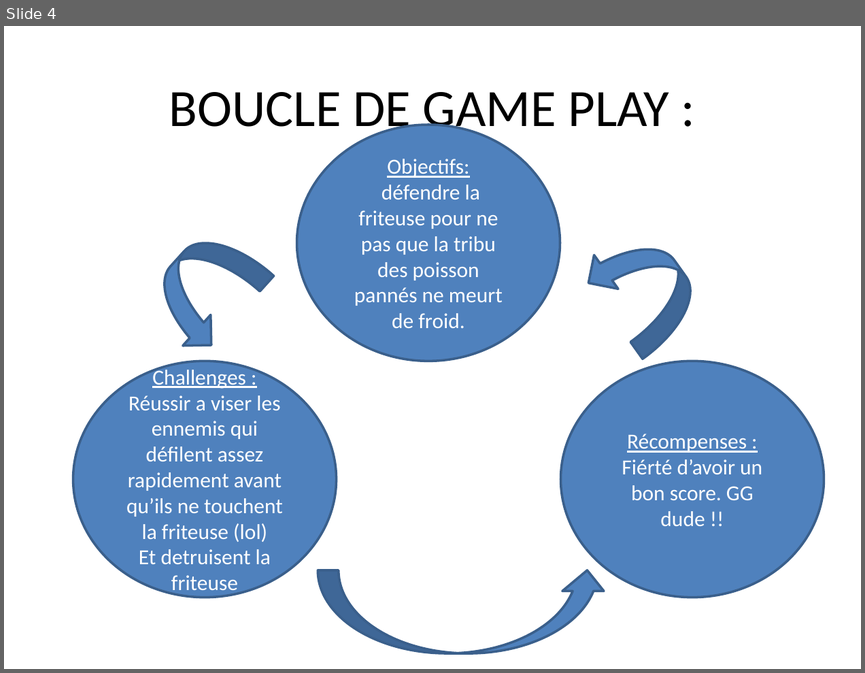
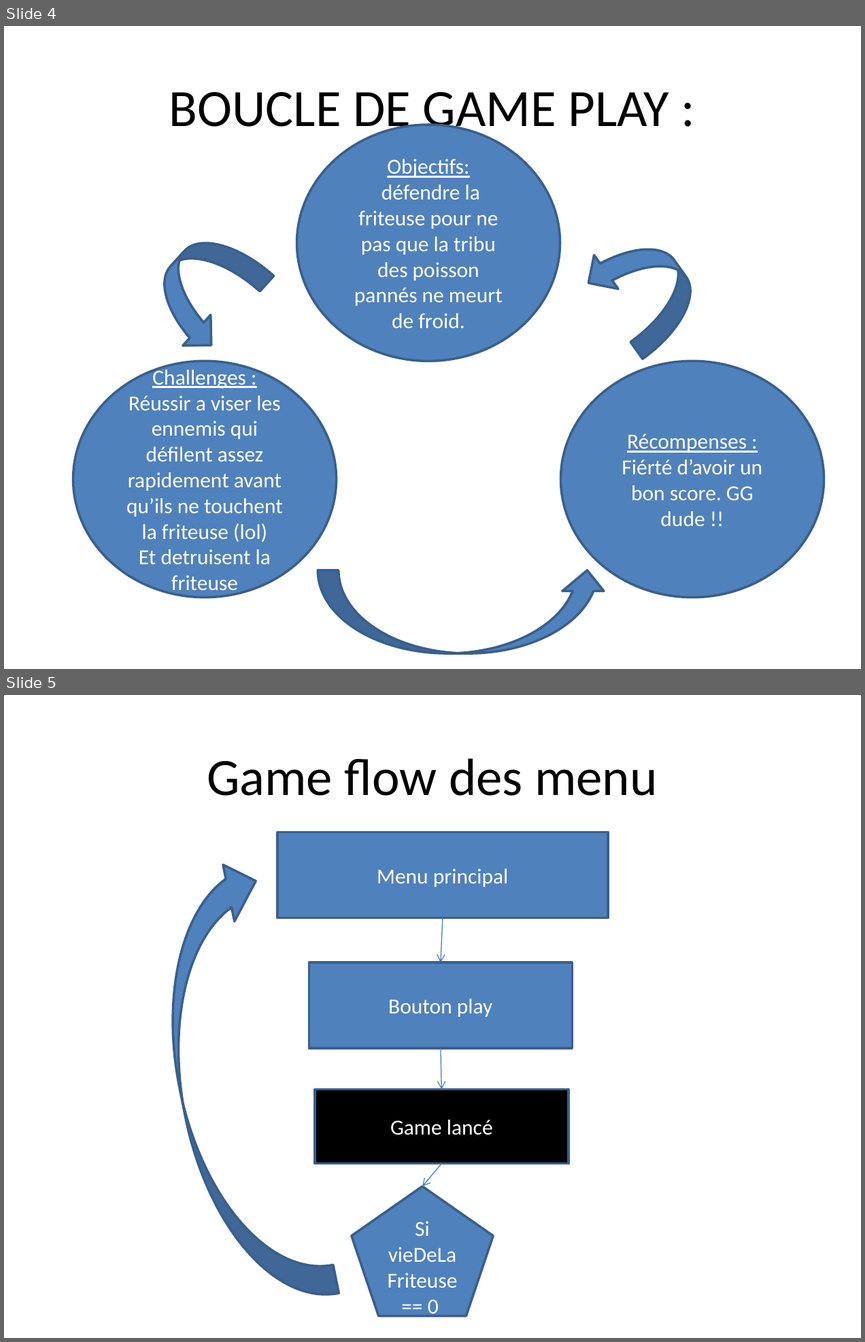
Before and after one commit to Sparox/BBQ_Game_Jam, a slide deck: Docs/game flow et regles a suivre.pptx. Shown one above the other, each under a label of ours: slide 4 before the commit, slides 4 and 5 after it. The pictures are 865x673 and 865x1342 pixels, drawn with LibreOffice and Linux fonts; fonts in the diff are those of the drawing. Boxes give left, top, right and bottom in pixels: in the first picture for what was removed or moved away, otherwise in the second. Text is boxed around its words. In the diff, an @@ line names an element or a change of style, - is before the commit and + after.

Commit message:
finissions de ce fichier j'y touche plus

```diff
--- a/Docs/game flow et regles a suivre.pptx
+++ b/Docs/game flow et regles a suivre.pptx
@@ slide 5 added at bbox=[4, 695, 861, 1338], background #FFFFFF @@
@@ title added at bbox=[207, 758, 657, 796], 44 pt, text #000000 @@
+Game flow des menu
@@ rectangle added at bbox=[277, 832, 608, 918], fill #4F81BD, outline #3A5F8C 2 pt, 18 pt, text #FFFFFF @@
+Menu principal
@@ curved left arrow added at bbox=[137, 853, 339, 1315], fill #4F81BD, outline #3A5F8C 2 pt @@
@@ arrow added from (443, 918) to (440, 962), #4B7EBC 0.75 pt @@
@@ rectangle added at bbox=[309, 962, 572, 1048], fill #4F81BD, outline #3A5F8C 2 pt, 18 pt, text #FFFFFF @@
+Bouton play
@@ arrow added from (440, 1048) to (442, 1089), #4B7EBC 0.75 pt @@
@@ rectangle added at bbox=[315, 1089, 568, 1164], fill #000000, outline #3A5F8C 2 pt, 18 pt, text #FFFFFF @@
+Game lancé
@@ arrow added from (442, 1164) to (422, 1186), #4B7EBC 0.75 pt @@
@@ pentagon added at bbox=[352, 1186, 493, 1315], fill #4F81BD, outline #3A5F8C 2 pt, 18 pt, text #FFFFFF @@
+Si vieDeLaFriteuse == 0
```
